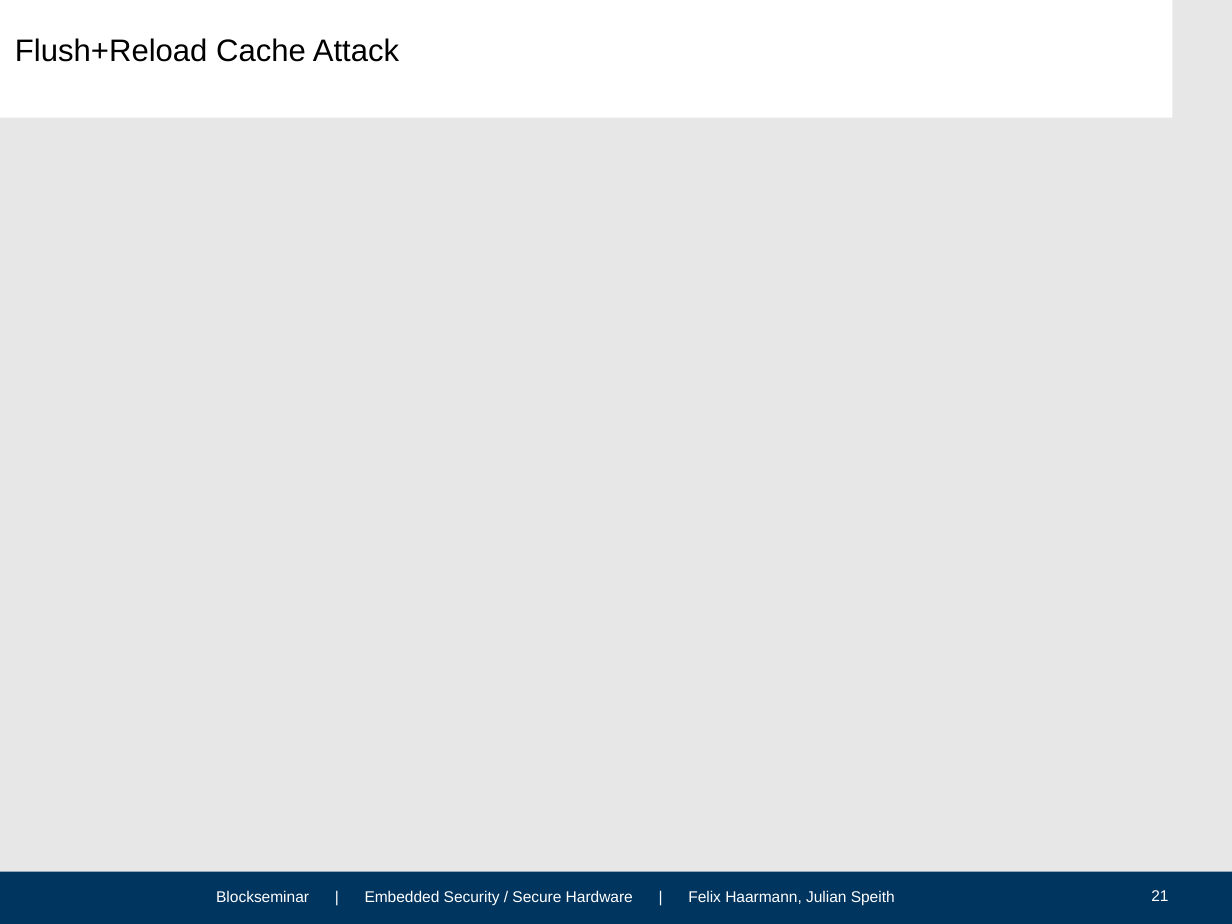
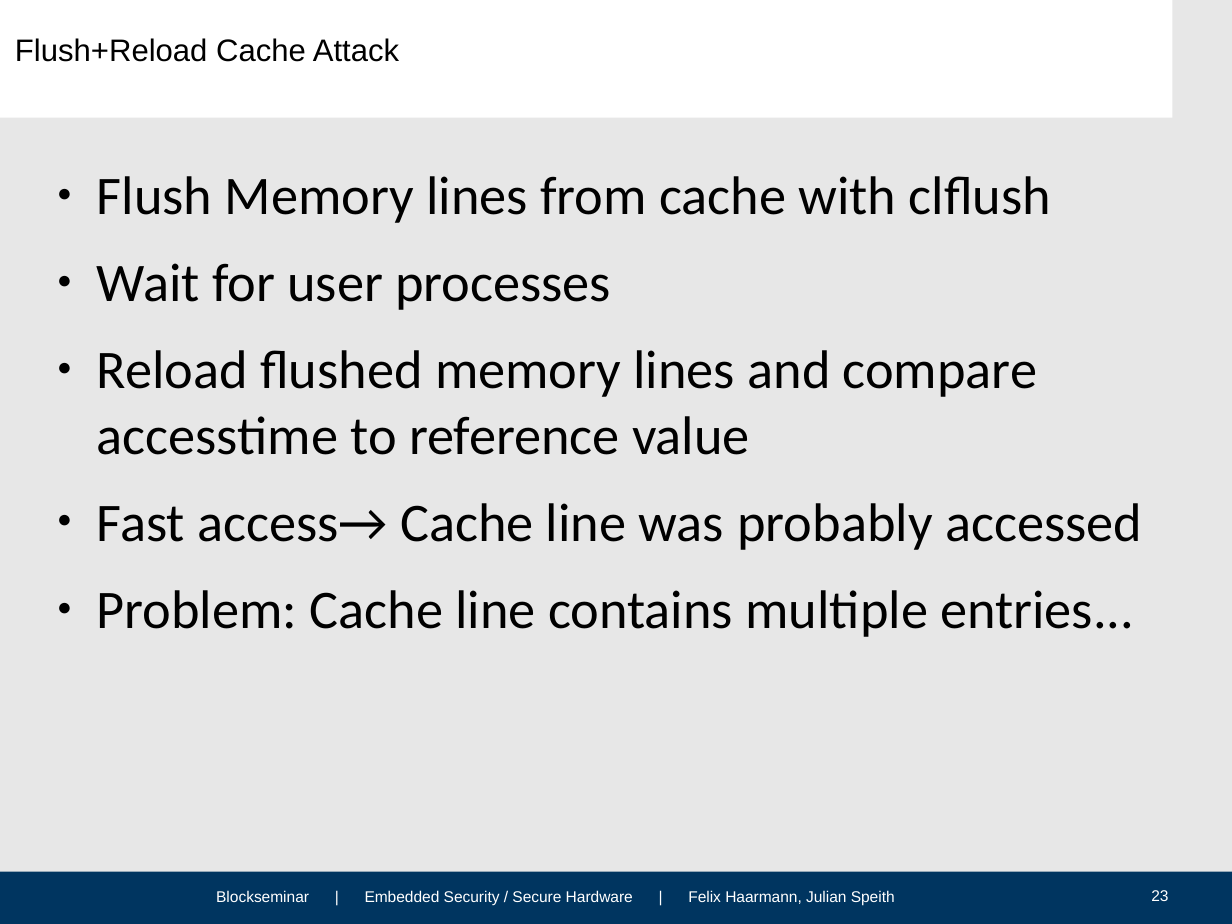
Before and after one commit to HFelixA/emsecseminar, a slide deck: slide 23 of presentation/Felix.odp (slide 21 before the commit). Drawn at 1232x924 pixels with LibreOffice and Linux fonts; fonts in the diff are those of the drawing; background and template pictures are left out. Boxes give left, top, right and bottom in pixels: in the first picture for what was removed or moved away, otherwise in the second. Text is boxed around its words. In the diff, an @@ line names an element or a change of style, - is before the commit and + after.

Commit message:
Attack and CDT results

```diff
--- a/presentation/Felix.odp
+++ b/presentation/Felix.odp
@@ text added at (x1=97, y1=176, x2=1142, y2=637), 35 pt, text #000000 @@
+● Flush Memory lines from cache with clflush
+● Wait for user processes
+● Reload flushed memory lines and compare accesstime to reference value
+● Fast access→ Cache line was probably accessed
+● Problem: Cache line contains multiple entries...
@@ page number at (x1=1151, y1=890, x2=1168, y2=901): text changed @@
-21
+23
```
Also in this commit, not shown: 1 other slide changed, 4 slides added, 1 other file.
